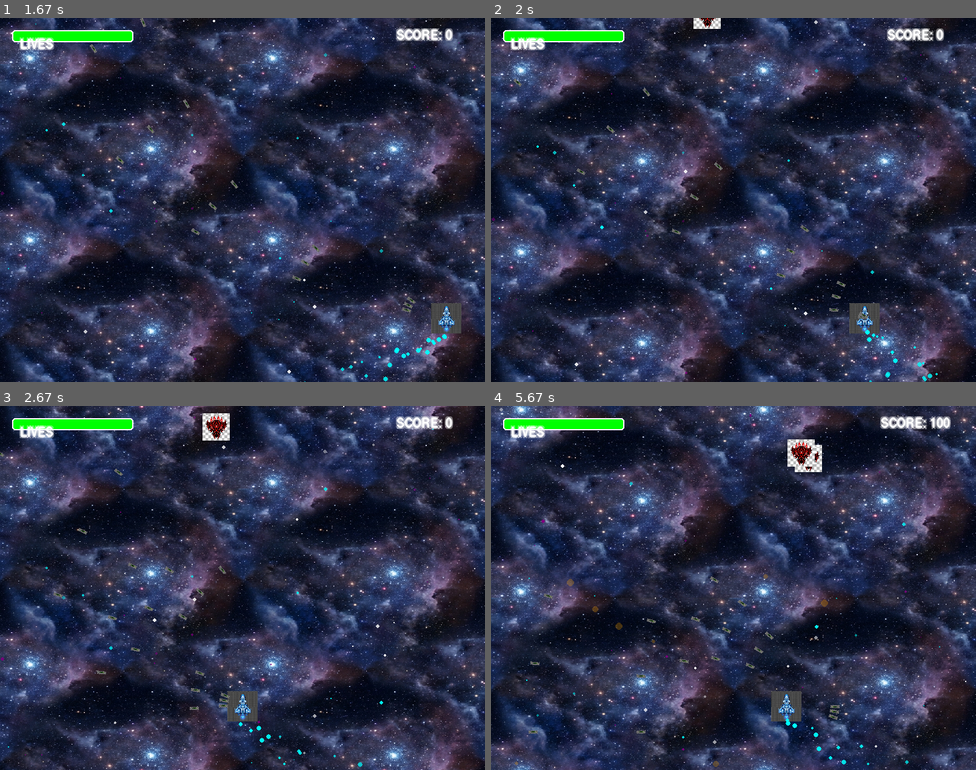
Above: before the commit, frames 1-4 (two rows, left to right).
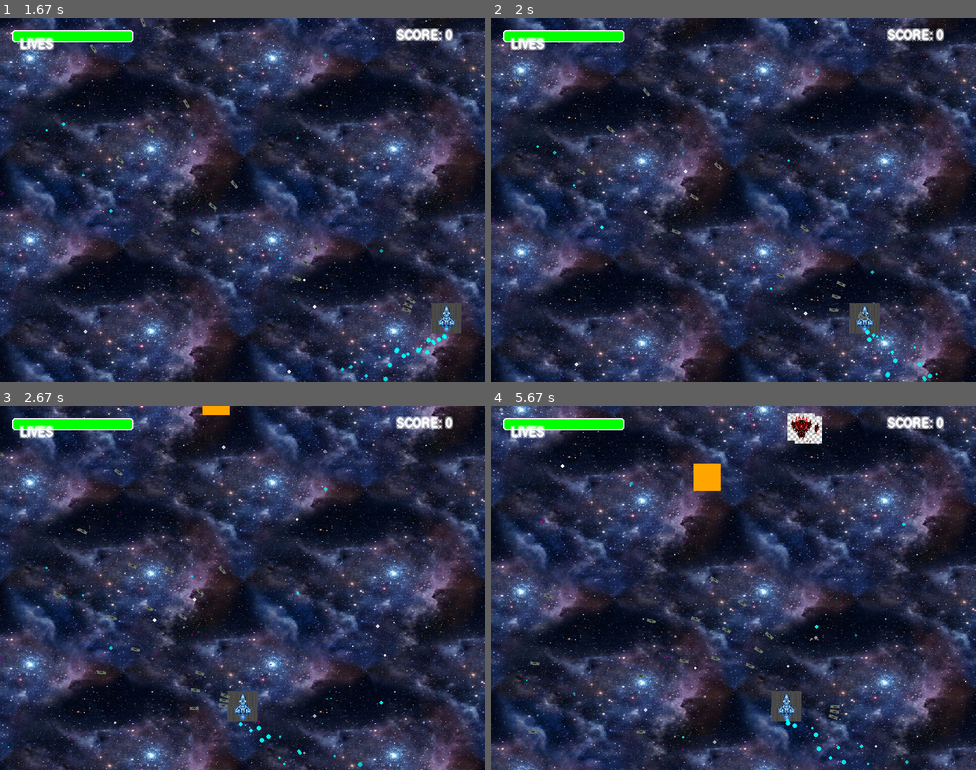
Above: after the commit, the same moments.

Repository: itsfraz/PyGame-project
Game: pygame game, started from main.py
Same seed, same stepped clock (60 frames per second), same inputs: the game is played once before the commit and once after it.
Inputs (mouse positions are in pixels of both pictures, inside the frame that each line leads up to):
- Up to frame 1 (1.67 s): click "PLAY" at 0.38 s; hold Right 0.67-1.13 s; move the mouse to (223, 214) at 0.7 s; hold Right 1.17-1.63 s; move the mouse to (242, 221) at 1.2 s
- Up to frame 2 (2 s): hold Left from 1.67 s (still down); move the mouse to (782, 280) at 1.7 s
- Up to frame 3 (2.67 s): release Left at 2.2 s; hold Left 2.23-2.63 s; move the mouse to (92, 675) at 2.27 s
- Up to frame 4 (5.67 s): hold Right 2.67-3.3 s; move the mouse to (912, 715) at 2.7 s; hold Left 3.33-3.8 s; move the mouse to (607, 453) at 3.37 s; hold Right 3.83-4.3 s; move the mouse to (617, 515) at 3.87 s; hold Right 4.33-4.8 s; move the mouse to (709, 682) at 4.37 s; hold Left 4.83-5.37 s; move the mouse to (733, 631) at 4.87 s; hold Left from 5.4 s (still down); move the mouse to (917, 726) at 5.43 s

Frame 1 is identical in both runs. In frame 2, 0.2% of the frame differs, in the area x 41-48%, y 0-3%; in frame 3, 0.5%; in frame 4, 2.0%, in the area x 4-95%, y 2-100%.

Commit message:
feat: add diverse enemy types and implement core game structure with UI and asset loading.

Diff:
--- a/space_shooter_game/enemy.py
+++ b/space_shooter_game/enemy.py
@@ -1,30 +1,121 @@
 import pygame
 import random
 import os
+import math
 from settings import *
 
+class EnemyBullet(pygame.sprite.Sprite):
+    def __init__(self, x, y):
+        super().__init__()
+        self.image = pygame.Surface((6, 15))
+        self.image.fill(RED)
+        self.rect = self.image.get_rect()
+        self.rect.centerx = x
+        self.rect.top = y
+        self.speed = 4
+
+    def update(self):
+        self.rect.y += self.speed
+        if self.rect.top > SCREEN_HEIGHT:
+            self.kill()
+
 class Enemy(pygame.sprite.Sprite):
-    def __init__(self, score_factor=0):
+    def __init__(self, score_factor=0, enemy_type=None):
         super().__init__()
+
+        # Determine Type
+        if enemy_type:
+            self.type = enemy_type
+        else:
+            roll = random.random()
+            if roll < 0.6: self.type = 'basic'
+            elif roll < 0.8: self.type = 'shooter'
+            elif roll < 0.9: self.type = 'chaser'
+            else: self.type = 'tank'
+
+        # Default Attributes
+        self.hp = 1
+        speed_multiplier = 1 + (score_factor * 0.005)
+        base_speed = random.uniform(ENEMY_SPEED_MIN, ENEMY_SPEED_MAX)
+
+        # Type Specifics
+        width, height = ENEMY_WIDTH, ENEMY_HEIGHT
+        color = RED
+
+        if self.type == 'basic':
+            pass # Defaults are fine
+
+        elif self.type == 'shooter':
+            color = ORANGE
+            self.last_shot = pygame.time.get_ticks()
+            self.shoot_delay = 2000 # 2 seconds
+
+        elif self.type == 'chaser':
+            color = PURPLE
+            base_speed *= 1.5
+
+        elif self.type == 'tank':
+            color = (100, 100, 100) # Gray
+            width, height = int(ENEMY_WIDTH * 1.5), int(ENEMY_HEIGHT * 1.5)
+            self.hp = 5
+            base_speed *= 0.5
+
+        # Image Handling
         try:
-            image_path = os.path.join(IMAGE_DIR, "enemy.png")
-            self.image = pygame.image.load(image_path).convert_alpha()
-            self.image = pygame.transform.scale(self.image, (ENEMY_WIDTH, ENEMY_HEIGHT))
+            filename = f"enemy_{self.type}.png" if self.type != 'basic' else "enemy.png"
+            image_path = os.path.join(IMAGE_DIR, filename)
+            # Check if file exists, otherwise fallback
+            if os.path.exists(image_path):
+                 self.image = pygame.image.load(image_path).convert_alpha()
+                 self.image = pygame.transform.scale(self.image, (width, height))
+            else:
+                 # Fallback to creating a colored rect if specific image missing
+                 if self.type == 'basic':
+                     # Try generic enemy.png again
+                     image_path = os.path.join(IMAGE_DIR, "enemy.png")
+                     if os.path.exists(image_path):
+                         self.image = pygame.image.load(image_path).convert_alpha()
+                         self.image = pygame.transform.scale(self.image, (width, height))
+                     else: raise FileNotFoundError
+                 else: raise FileNotFoundError
         except (FileNotFoundError, pygame.error):
-            self.image = pygame.Surface((ENEMY_WIDTH, ENEMY_HEIGHT))
-            self.image.fill(RED)
+            self.image = pygame.Surface((width, height))
+            self.image.fill(color)
 
         self.rect = self.image.get_rect()
-        self.rect.x = random.randrange(0, SCREEN_WIDTH - ENEMY_WIDTH)
-        self.rect.y = random.randrange(-100, -40)
+        self.rect.x = random.randrange(0, SCREEN_WIDTH - width)
+        self.rect.y = random.randrange(-150, -50)
+
+        self.pos_x = float(self.rect.x)
         self.pos_y = float(self.rect.y)
+        self.speed = base_speed * speed_multiplier
 
-        # Speed increases slightly with score/difficulty
-        speed_multiplier = 1 + (score_factor * 0.005) # Reduced difficulty scaling
-        self.speed = random.uniform(ENEMY_SPEED_MIN, ENEMY_SPEED_MAX) * speed_multiplier
+    def update(self, player_rect=None, enemy_bullets_group=None):
+        # Y Movement
+        self.pos_y += self.speed
 
-    def update(self):
-        self.pos_y += self.speed
+        # X Movement (Chaser)
+        if self.type == 'chaser' and player_rect:
+            center_x = self.pos_x + self.rect.width / 2
+            if center_x < player_rect.centerx:
+                self.pos_x += 1 # Chase speed
+            elif center_x > player_rect.centerx:
+                self.pos_x -= 1
+
+        # Shooting (Shooter)
+        if self.type == 'shooter' and enemy_bullets_group:
+            now = pygame.time.get_ticks()
+            if now - self.last_shot > self.shoot_delay:
+                self.last_shot = now
+                bullet = EnemyBullet(self.rect.centerx, self.rect.bottom)
+                enemy_bullets_group.add(bullet)
+
+        self.rect.x = int(self.pos_x)
         self.rect.y = int(self.pos_y)
+
         if self.rect.top > SCREEN_HEIGHT + 10:
             self.kill()
+
+    def take_damage(self, amount=1):
+        self.hp -= amount
+        return self.hp <= 0
